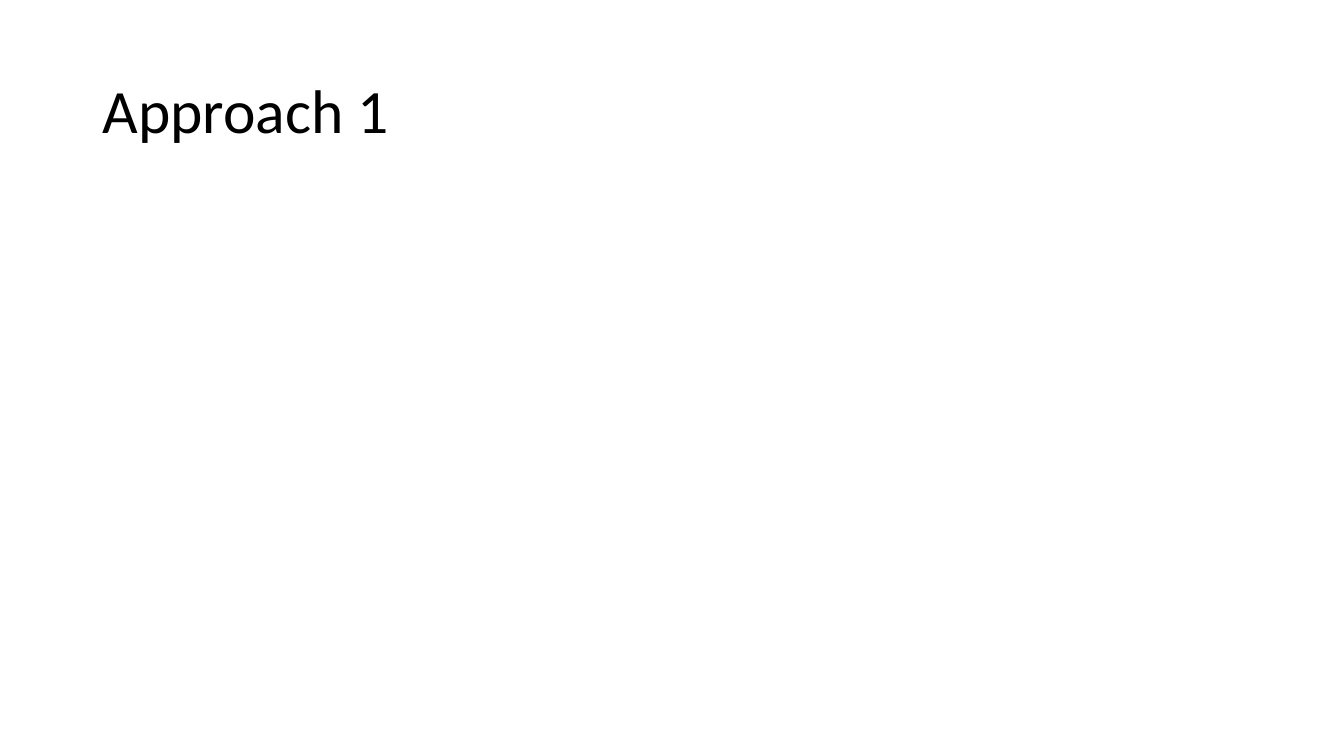
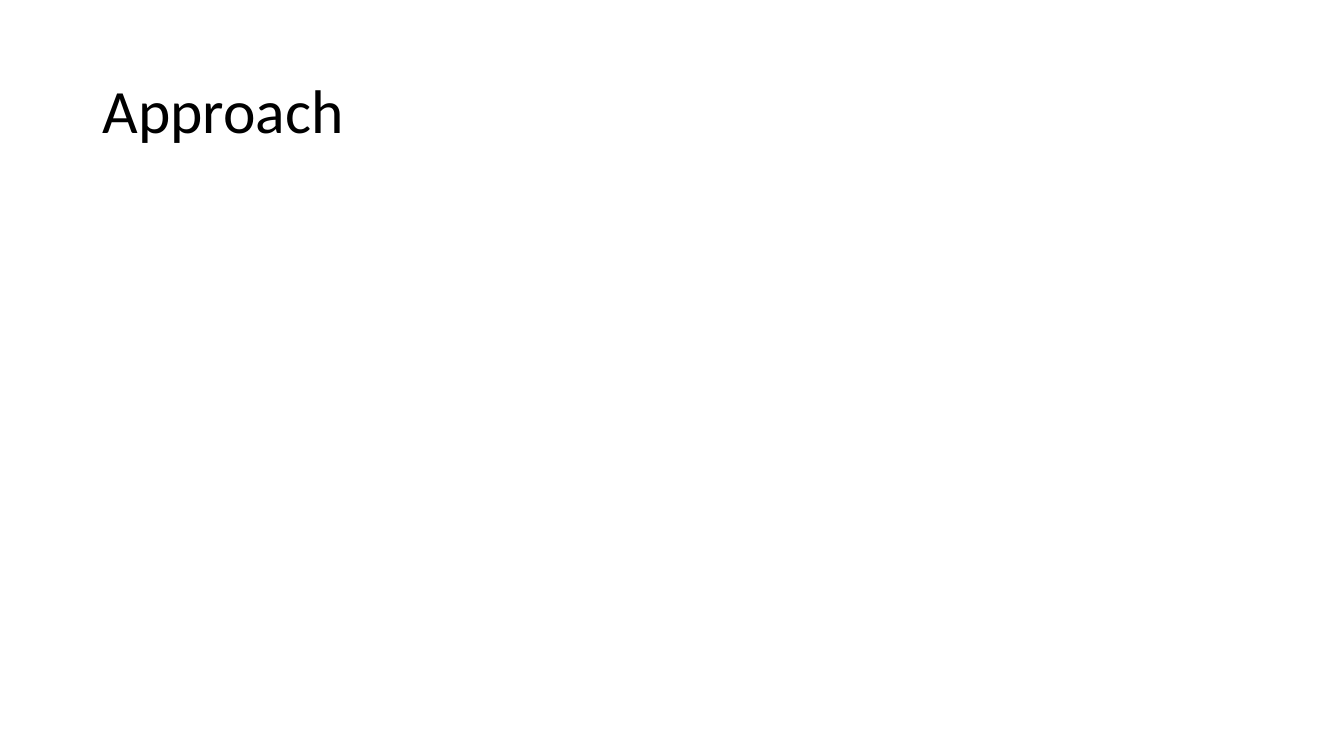
Before and after one commit to dipayan2/ARMAModel, a slide deck: slide 6 of ARIMAX.pptx (slide 4 before the commit). Drawn at 1344x756 pixels with LibreOffice and Linux fonts; fonts in the diff are those of the drawing; grey boxes stand for pictures. Boxes give left, top, right and bottom in pixels: in the first picture for what was removed or moved away, otherwise in the second. Text is boxed around its words. In the diff, an @@ line names an element or a change of style, - is before the commit and + after.

```diff
--- a/ARIMAX.pptx
+++ b/ARIMAX.pptx
@@ title at (x1=102, y1=90, x2=343, y2=143): text changed @@
-Approach 1
+Approach
```
Also in this commit, not shown: 5 other slides changed, 8 slides added, 3 other files.
